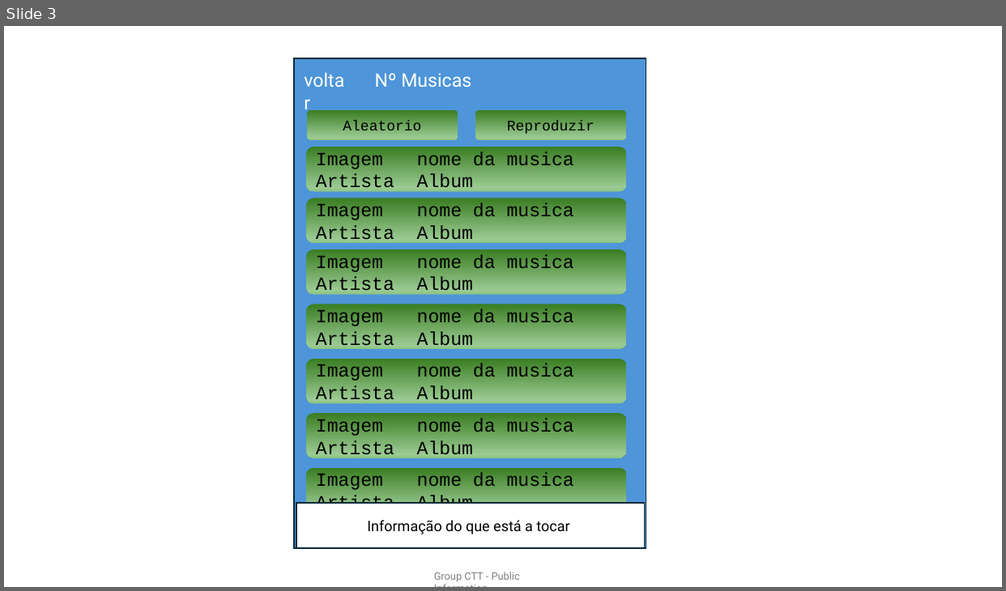
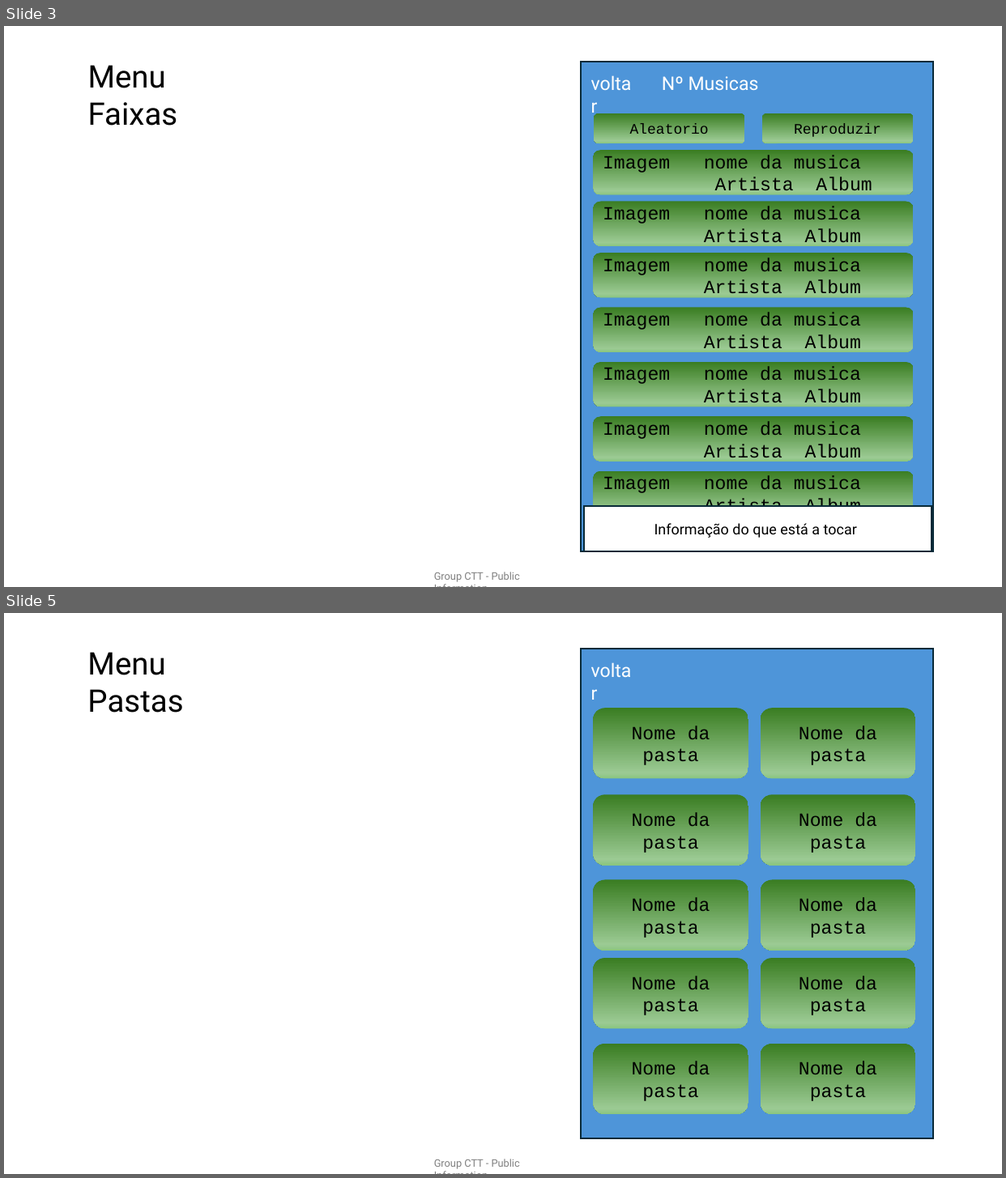
Before and after one commit to Victor-Candeias/VCCMusic, a slide deck: Documents/Layout.pptx. Shown one above the other, each under a label of ours: slide 3 before the commit, slides 3 and 5 after it; the slides between them are not shown. The pictures are 1006x591 and 1006x1178 pixels, drawn with LibreOffice and Linux fonts; fonts in the diff are those of the drawing. Boxes give left, top, right and bottom in pixels: in the first picture for what was removed or moved away, otherwise in the second. Text is boxed around its words. In the diff, an @@ line names an element or a change of style, - is before the commit and + after.

```diff
--- a/Documents/Layout.pptx
+++ b/Documents/Layout.pptx
@@ slide 5 added at box(4, 613, 1002, 1174), background #FFFFFF; not listed: 1 template element that a slide beside it also shows @@
@@ text added at box(87, 652, 183, 713), 30 pt, text #000000 @@
+Menu Pastas
@@ rectangle added at box(582, 649, 933, 1139), fill #4E95D9, outline #092A39 1.5 pt @@
@@ text added at box(583, 655, 645, 685), 18 pt, text #FFFFFF @@
+voltar
@@ rounded rectangle added at box(593, 708, 748, 779), fill gradient #3B7D23 to #9CCA94 to #8AC680, 18 pt, text #000000 @@
+Nome da pasta
@@ rounded rectangle added at box(761, 708, 916, 779), fill gradient #3B7D23 to #9CCA94 to #8AC680, 18 pt, text #000000 @@
+Nome da pasta
@@ rounded rectangle added at box(593, 795, 748, 866), fill gradient #3B7D23 to #9CCA94 to #8AC680, 18 pt, text #000000 @@
+Nome da pasta
@@ rounded rectangle added at box(761, 795, 916, 866), fill gradient #3B7D23 to #9CCA94 to #8AC680, 18 pt, text #000000 @@
+Nome da pasta
@@ rounded rectangle added at box(593, 880, 748, 952), fill gradient #3B7D23 to #9CCA94 to #8AC680, 18 pt, text #000000 @@
+Nome da pasta
@@ rounded rectangle added at box(761, 880, 916, 952), fill gradient #3B7D23 to #9CCA94 to #8AC680, 18 pt, text #000000 @@
+Nome da pasta
@@ rounded rectangle added at box(593, 958, 748, 1029), fill gradient #3B7D23 to #9CCA94 to #8AC680, 18 pt, text #000000 @@
+Nome da pasta
@@ rounded rectangle added at box(761, 958, 916, 1029), fill gradient #3B7D23 to #9CCA94 to #8AC680, 18 pt, text #000000 @@
+Nome da pasta
@@ rounded rectangle added at box(593, 1044, 748, 1115), fill gradient #3B7D23 to #9CCA94 to #8AC680, 18 pt, text #000000 @@
+Nome da pasta
@@ rounded rectangle added at box(761, 1044, 916, 1115), fill gradient #3B7D23 to #9CCA94 to #8AC680, 18 pt, text #000000 @@
+Nome da pasta
@@ slide 3 changed as well @@
@@ text added at box(88, 65, 178, 126), 30 pt, text #000000 @@
+Menu Faixas
@@ 9 rounded rectangles, 2 rectangles, 2 texts: place and size @@
-9 rounded rectangles, 2 rectangles, 2 texts at box(295, 58, 646, 548)
+9 rounded rectangles, 2 rectangles, 2 texts at box(582, 62, 933, 552)
```
Also in this commit, not shown: 2 other slides changed, 7 other slides added, 11 other files.
